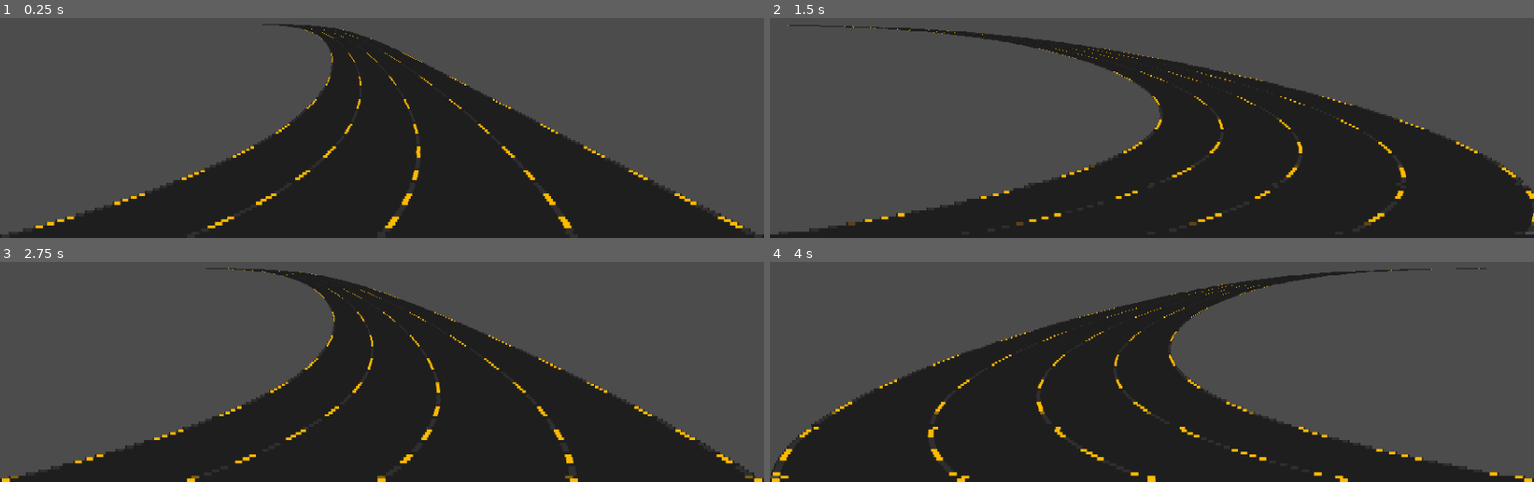
Above: before the commit, frames 1-4 (two rows, left to right).
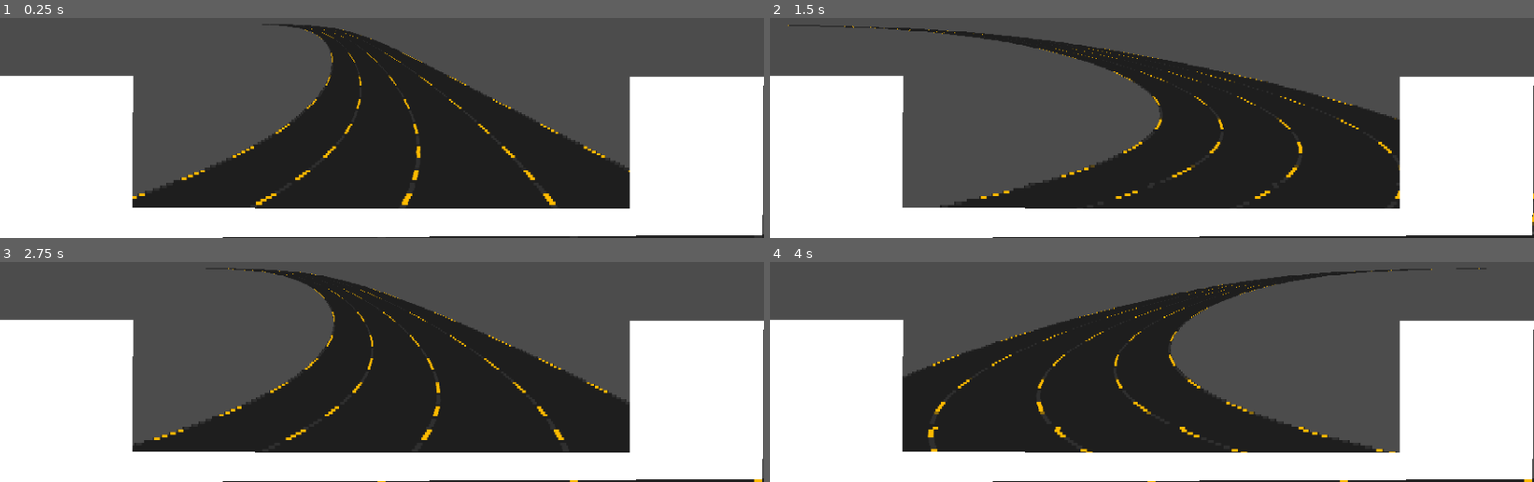
Above: after the commit, the same moments.

Repository: nealith/FreeCar
Game: Godot game, scene res://road/road.tscn
Two runs of this game, one before a commit and one after it. Both use one fixed random seed, a clock stepped at 60 frames per second and the inputs below. The project has no main scene, so this scene is started directly.
Inputs:
- Up to frame 1 (0.25 s): no input
- Up to frame 2 (1.5 s): hold Right (ui_right) 0.53-1.28 s; hold Left (ui_left) from 1.28 s (still down)
- Up to frame 3 (2.75 s): release Left (ui_left) at 2.03 s; hold Right (ui_right) from 2.03 s (still down)
- Up to frame 4 (4 s): release Right (ui_right) at 3.53 s; hold Left (ui_left) from 3.53 s (still down)

The runs differ from the first frame. In frame 1, 34% of the frame differs, in the area x 0-100%, y 25-100%; in frame 2, 34%; in frame 3, 34%; in frame 4, 34%.

Commit message:
improve controls

Diff:
--- a/car/KinematicBody2D.gd
+++ b/car/KinematicBody2D.gd
@@ -1,13 +1,13 @@
 extends KinematicBody2D
 
 # Member variables
-const GRAVITY = 500.0 # pixels/second/second
+const GRAVITY = 500 # pixels/second/second
 
-const WALK_FORCE = 600
+const WALK_FORCE = 800
 const WALK_MIN_SPEED = 10
-const WALK_MAX_SPEED = 300
+const WALK_MAX_SPEED = 800
 
-const STOP_FORCE = 500
+const STOP_FORCE = 800
 
 var velocity = Vector2()
 
@@ -28,22 +28,34 @@
 		var left = Input.is_action_pressed("ui_left")
 		var right = Input.is_action_pressed("ui_right")
 
-		var force = Vector2(0,0)
 
-		var gravity = Vector2(GRAVITY*2,GRAVITY)*Physics2DServer.area_get_param(get_world_2d().get_space(), Physics2DServer.AREA_PARAM_GRAVITY_VECTOR)
+		var gravity = Physics2DServer.area_get_param(get_world_2d().get_space(), Physics2DServer.AREA_PARAM_GRAVITY_VECTOR)
 
-		var stop = true
+		var force = Vector2(0,GRAVITY)
+
+		var lateral_speed_min = WALK_MIN_SPEED
+		var lateral_speed_max = WALK_MAX_SPEED + abs(gravity.x*GRAVITY)
+
+		var stop = false
 
 		if left == true:
-			if velocity.x <= WALK_MIN_SPEED and velocity.x > -WALK_MAX_SPEED:
-				force.x -= WALK_FORCE
-				stop = false
+			if velocity.x <= lateral_speed_min and velocity.x > -lateral_speed_max:
+				force.x -= WALK_FORCE #* (1+abs(sign(gravity.x)))
+			stop = true
 		elif right == true:
-			if velocity.x >= -WALK_MIN_SPEED and velocity.x < WALK_MAX_SPEED:
-				force.x += WALK_FORCE
-				stop = false
+			if velocity.x >= -lateral_speed_min and velocity.x < lateral_speed_max:
+				force.x += WALK_FORCE #* (1+abs(sign(gravity.x)))
+			stop = true
 
-		if stop:
+		if sign(gravity.x) < 0.1:
+			if velocity.x <= lateral_speed_min and velocity.x > -lateral_speed_max:
+				force.x -= GRAVITY
+		elif sign(gravity.x) > 0.1:
+			if velocity.x >= -lateral_speed_min and velocity.x < lateral_speed_max:
+				force.x += GRAVITY
+
+		if stop == true:
+
 			var vsign = sign(velocity.x)
 			var vlen = abs(velocity.x)
 
@@ -54,16 +66,15 @@
 			velocity.x = vlen * vsign
 
 		# Integrate forces to velocity
-		velocity += (force+gravity) * delta
+		velocity += force * delta
 		# Integrate velocity into motion and move
-		print(velocity)
 
 		var collision = move_and_collide(velocity)
 
 		if collision:
-			is_on_floor = (collision.normal.y < 0)
-			is_on_ceil = (collision.normal.y > 0 and collision.normal.x < 0.1 and collision.normal.x > -0.1)
-			is_on_wall = (collision.normal.x > 0.9 or collision.normal.x < -0.9 and collision.normal.y < 0.1)
+			is_on_floor = is_on_floor() #(collision.normal.y < 0)
+			 #(collision.normal.y > 0 and collision.normal.x < 0.1 and collision.normal.x > -0.1)
+			is_on_wall = is_on_wall() #(collision.normal.x > 0.9 or collision.normal.x < -0.9 and collision.normal.y < 0.1)
 
 			#if is_on_ceil and collision.collider.get_class() == "KinematicBody2D":
 			#	hit()
--- a/road/plane.gd
+++ b/road/plane.gd
@@ -23,4 +23,11 @@
 
 	self.material.set_shader_param("X_y_a",Vector2(0.0,v))
 	self.material.set_shader_param("X_y_b",Vector2(-v/2.0,-4*v))
-	Physics2DServer.area_set_param(get_world_2d().get_space(), Physics2DServer.AREA_PARAM_GRAVITY_VECTOR, Vector2(v,1))
+
+	var g = 0.0
+	if v > 0.1:
+		g = 1.0
+	elif v < -0.1:
+		g = -1.0
+
+	Physics2DServer.area_set_param(get_world_2d().get_space(), Physics2DServer.AREA_PARAM_GRAVITY_VECTOR, Vector2(g,1))
--- a/road/road_collision.tscn
+++ b/road/road_collision.tscn
@@ -6,4 +6,7 @@
 physics_material_override = SubResource( 1 )
 
 [node name="CollisionPolygon2D" type="CollisionPolygon2D" parent="."]
-polygon = PoolVector2Array( 100, 300, 100, 435, 130, 435, 150, 445, 704, 445, 724, 435, 754, 435, 754, 300, 854, 300, 854, 480, 0, 480, 0, 300 )
+polygon = PoolVector2Array( 150, 300, 150, 445, 704, 445, 704, 300, 854, 300, 854, 480, 0, 480, 0, 300 )
+
+[node name="Polygon2D" type="Polygon2D" parent="."]
+polygon = PoolVector2Array( 148.845, 297.64, 147.618, 446.196, 703.783, 447.424, 703.783, 298.867, 853.567, 298.867, 852.339, 476.889, 0.289154, 480.573, 0.289154, 297.64 )
